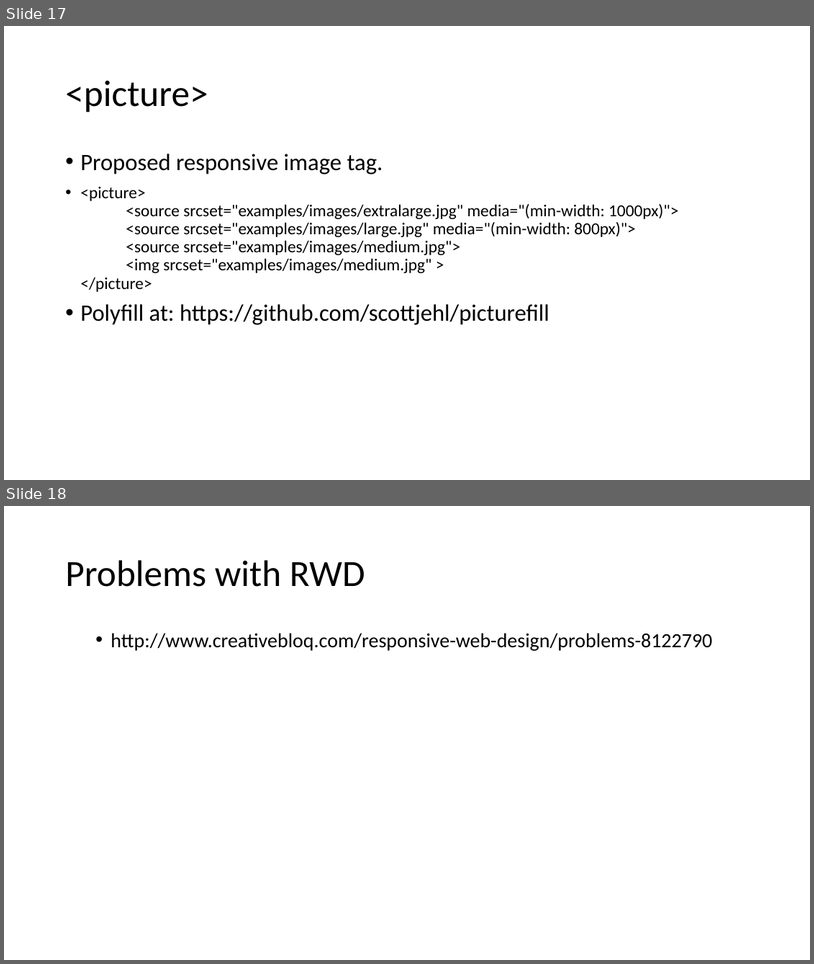
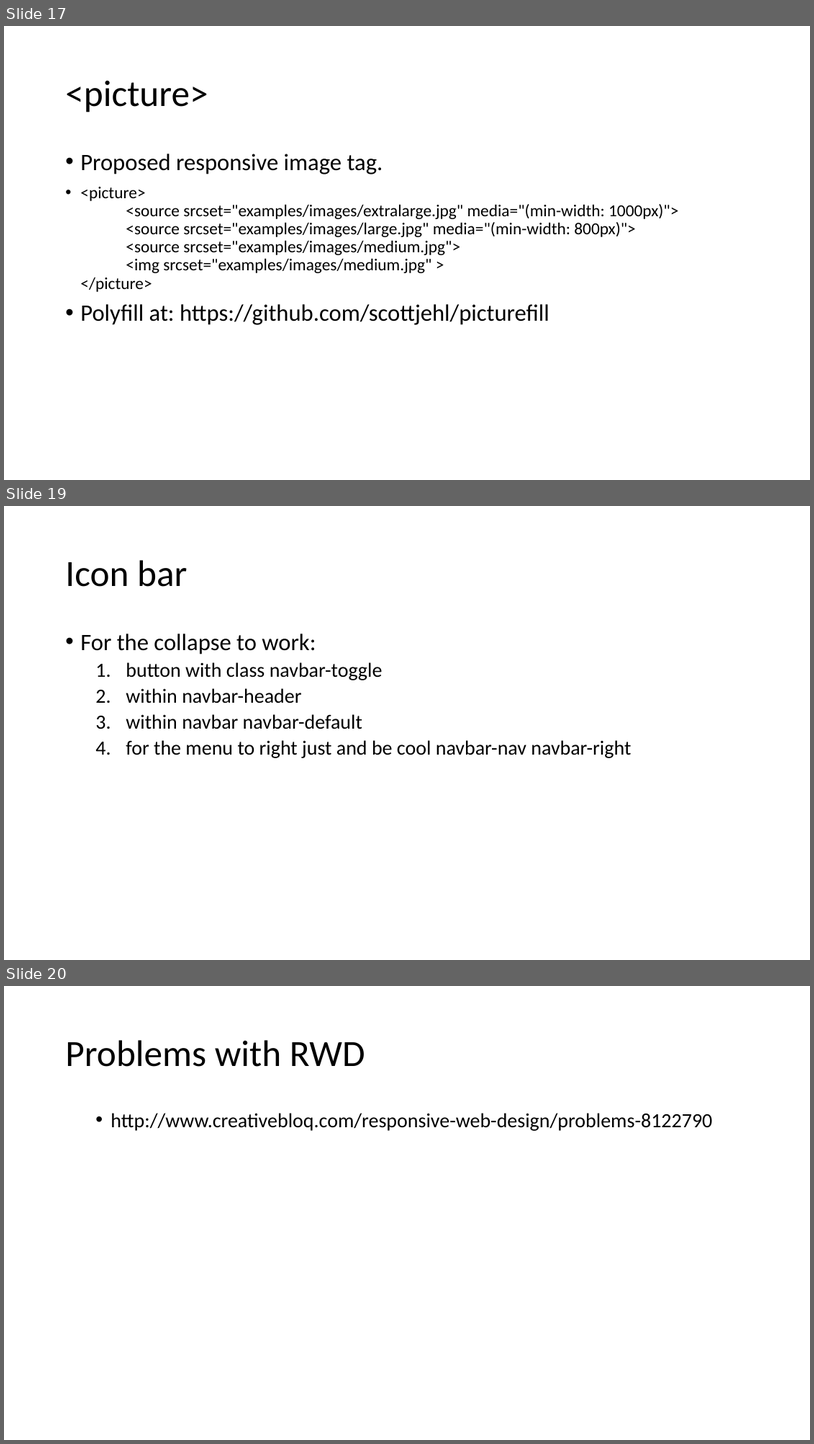
Before and after one commit to mlybrand/ResponsiveWebDesign, a slide deck: presentation/ResponsiveWebDesign.pptx. Shown one above the other, each under a label of ours: slides 17 and 18 before the commit, slides 17, 19 and 20 after it; the slides between them are not shown. The pictures are 814x964 and 814x1444 pixels, drawn with LibreOffice and Linux fonts; fonts in the diff are those of the drawing. Boxes give left, top, right and bottom in pixels: in the first picture for what was removed or moved away, otherwise in the second. Text is boxed around its words. In the diff, an @@ line names an element or a change of style, - is before the commit and + after.

```diff
--- a/presentation/ResponsiveWebDesign.pptx
+++ b/presentation/ResponsiveWebDesign.pptx
@@ slide 19 added at (4, 506, 810, 960), background #FFFFFF @@
@@ title added at (65, 560, 187, 587), 44 pt, text #000000 @@
+Icon bar
@@ text added at (80, 633, 631, 758), 24 pt, text #000000 @@
+• For the collapse to work:
+  1. button with class navbar-toggle
+  2. within navbar-header
+  3. within navbar navbar-default
+  4. for the menu to right just and be cool navbar-nav navbar-right
@@ what was slide 18 is now slide 20 @@
```
Also in this commit, not shown: 1 other slide added.
